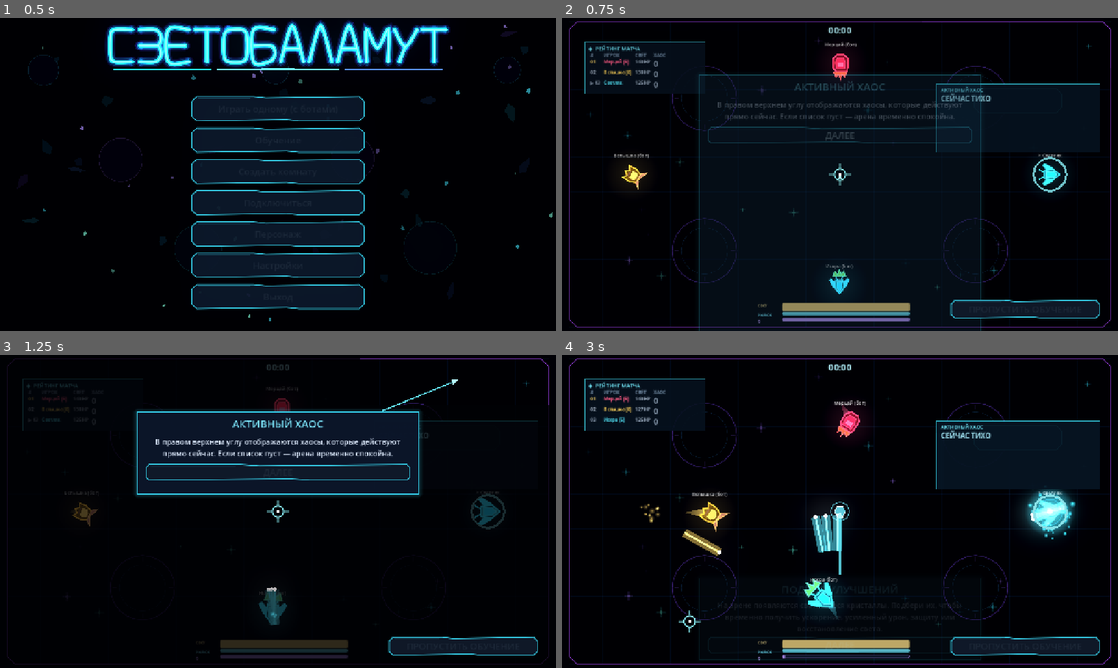
Above: before the commit, frames 1-4 (two rows, left to right).
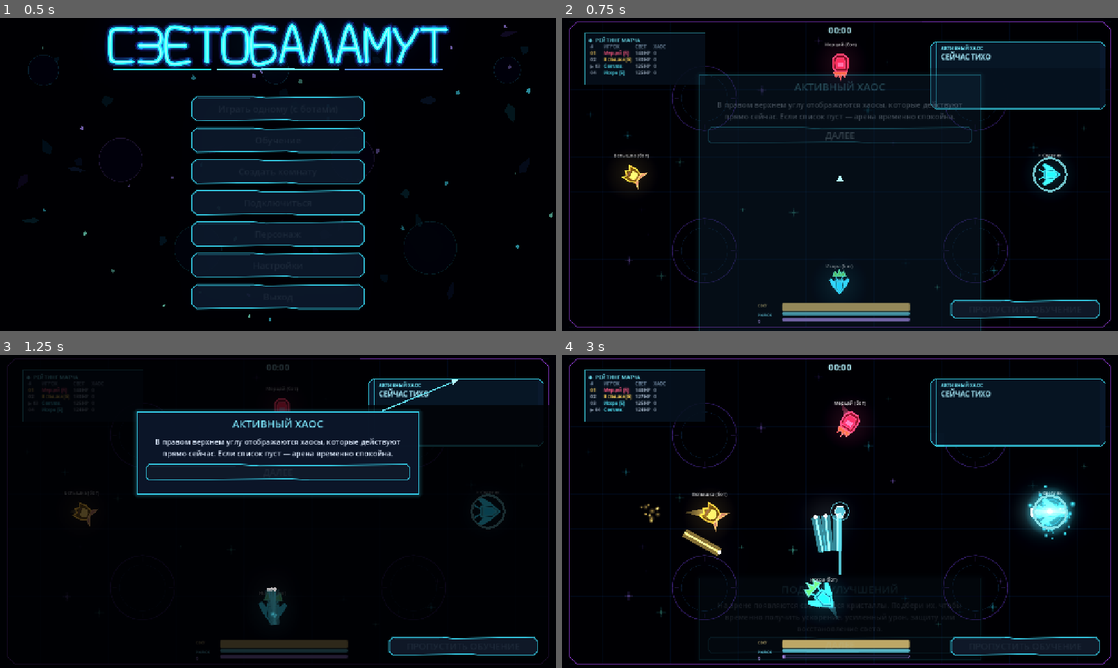
Above: after the commit, the same moments.

Repository: DvoreZZKy/svetobalamut
Game: Godot game, scene res://scenes/menu.tscn
Same seed, same stepped clock (60 frames per second), same inputs: the game is played once before the commit and once after it.
Inputs (mouse positions are in pixels of both pictures, inside the frame that each line leads up to):
- Up to frame 1 (0.5 s): no input
- Up to frame 2 (0.75 s): click "Играть одному (с ботами)" at 0.5 s
- Up to frame 3 (1.25 s): no input
- Up to frame 4 (3 s): tap Enter (restart) at 1.25 s; move the mouse to (962, 495) at 1.27 s; hold D (right) 1.28-2 s; tap Q (ability) at 1.35 s; click (962, 495) at 1.42 s; click "ДАЛЕЕ" at 2 s; move the mouse to (728, 527) at 2.77 s; hold S (down) from 2.78 s (still down); tap Space (dash) at 2.85 s; click (728, 527) at 2.92 s

Frame 1 is identical in both runs. In frame 2, 7.8% of the frame differs, in the area x 4-98%, y 4-54%; in frame 3, 3.2%; in frame 4, 9.6%, in the area x 4-98%, y 4-89%.

Commit message:
Align tutorial mouse aim and HUD panels; normalize chaos column

Diff:
--- a/scripts/arena.gd
+++ b/scripts/arena.gd
@@ -346,7 +346,7 @@
 	score_lbl.bbcode_enabled = true
 	score_lbl.fit_content = false
 	score_lbl.scroll_active = false
-	score_lbl.position = Vector2(52, 54)
+	score_lbl.position = Vector2(52, 34)
 	score_lbl.size = Vector2(280, 150)
 	score_lbl.clip_contents = true
 	score_lbl.mouse_filter = Control.MOUSE_FILTER_IGNORE
@@ -385,9 +385,9 @@
 	timer_shape = Polygon2D.new()
 	timer_shape.position = Vector2(1070, 54)
 	timer_shape.polygon = PackedVector2Array([
-		Vector2(-88, -28), Vector2(88, -28), Vector2(101, -15),
-		Vector2(101, 15), Vector2(88, 28), Vector2(-88, 28),
-		Vector2(-101, 15), Vector2(-101, -15)
+		Vector2(-190, -78), Vector2(190, -78), Vector2(202, -66),
+		Vector2(202, 66), Vector2(190, 78), Vector2(-190, 78),
+		Vector2(-202, 66), Vector2(-202, -66)
 	])
 	timer_shape.color = Color("#0c1d31", 0.0)
 	timer_shape.z_index = -1
@@ -730,9 +730,12 @@
 
 func _input(event: InputEvent) -> void:
 	if event is InputEventMouseMotion and not pause_open:
-		var sensitivity := G.mouse_sensitivity if G.match_mouse_sensitivity else 1.0
-		aim_screen_pos += event.relative * sensitivity
-		aim_screen_pos = aim_screen_pos.clamp(Vector2.ZERO, get_viewport().get_visible_rect().size)
+		if G.tutorial_active:
+			aim_screen_pos = event.position.clamp(Vector2.ZERO, get_viewport().get_visible_rect().size)
+		else:
+			var sensitivity := G.mouse_sensitivity if G.match_mouse_sensitivity else 1.0
+			aim_screen_pos += event.relative * sensitivity
+			aim_screen_pos = aim_screen_pos.clamp(Vector2.ZERO, get_viewport().get_visible_rect().size)
 
 
 func _process(dt: float) -> void:
@@ -798,8 +801,10 @@
 		bullet_layer.queue_redraw()
 	last_bullet_count = bullet_count
 	if is_instance_valid(cursor_canvas):
-		cursor_canvas.position = aim_screen_pos - cursor_canvas.size * 0.5
-		cursor_canvas.queue_redraw()
+		cursor_canvas.visible = not G.tutorial_active
+		if not G.tutorial_active:
+			cursor_canvas.position = aim_screen_pos - cursor_canvas.size * 0.5
+			cursor_canvas.queue_redraw()
 	shake = maxf(0.0, shake - (shake * 8.0 + 25.0) * dt)
 	var s: float = shake if G.shake_on else 0.0
 	if s > 0.05:
@@ -1215,7 +1220,7 @@
 	timer_lbl.modulate = Color.WHITE
 	timer_shape.color = Color("#0b1b30", 0.94)
 	timer_outline.default_color = Color("#39d9f0", 0.92)
-	timer_shape.position = Vector2(get_viewport_rect().size.x - 230.0, 190.0)
+	timer_shape.position = Vector2(get_viewport_rect().size.x - 230.0, 132.0)
 	timer_outline.position = timer_shape.position
 	timer_lbl.anchor_top = 0.0
 	timer_lbl.anchor_bottom = 0.0
@@ -1223,8 +1228,8 @@
 	timer_lbl.anchor_right = 1.0
 	timer_lbl.offset_left = -420.0
 	timer_lbl.offset_right = -40.0
-	timer_lbl.offset_top = 150.0
-	timer_lbl.offset_bottom = 310.0
+	timer_lbl.offset_top = 54.0
+	timer_lbl.offset_bottom = 210.0
 	timer_lbl.horizontal_alignment = HORIZONTAL_ALIGNMENT_LEFT
 	timer_lbl.add_theme_stylebox_override("normal", _chaos_panel_style())
 	var rows: Array = []
@@ -1262,7 +1267,7 @@
 		txt += "[cell][color=%s]%s%02d[/color][/cell]" % [rank_color, current_marker, rank_i + 1]
 		txt += "[cell][color=#%s]%s[/color][/cell]" % [hex, display_name]
 		txt += "[cell][color=#9aacc0]%s[/color][/cell]" % state_text
-		txt += "[cell][color=%s][b]%d[/b][/color][/cell]" % [chaos_color, int(pd.pt)]
+		txt += "[cell][font_size=10][color=%s][b]%d[/b][/color][/font_size][/cell]" % [chaos_color, int(pd.pt)]
 	txt += "[/table]"
 	score_lbl.size.y = 48.0 + float(rows.size()) * 18.0
 	if txt != last_score_text:  # re-parsing BBCode every frame was needless work
